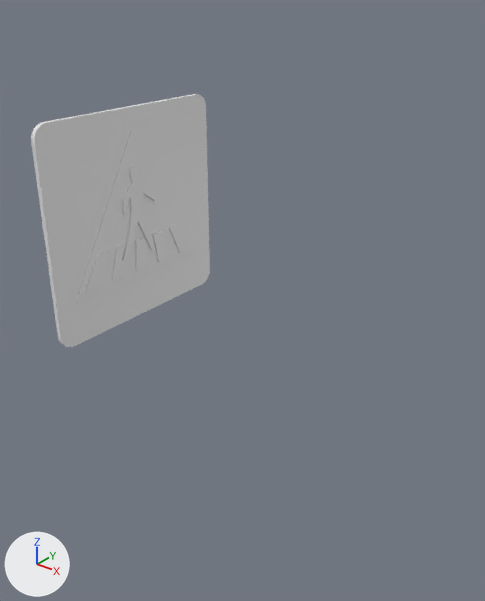
One commit to the Blender file blender files/crossing_sign.blend: the scene before it, then after it.
Before and after are seen from a camera (50 mm lens) standing at (6.92, -6.24, 3.12) and looking at (-0.88, 3.51, -2.92). The axes (+X, +Y, +Z) are drawn at lower left. The lights are the same throughout.

Before the edit, the objects in view are built like this:
```python
me_cube_002 = bpy.data.meshes.new('Cube.002')
me_cube_002.from_pydata(...)  # 358 vertices, 289 faces; spans x -1.0..1.0, y -2.89..3.42, z -2.82..1.83
me_plane = bpy.data.meshes.new('Plane')
me_plane.from_pydata(...)  # 62 vertices, 51 faces; spans x -0.31..0.16, y -0.61..1.5, z 0.0..0.04
me_plane_001 = bpy.data.meshes.new('Plane.001')
me_plane_001.from_pydata([(-0.95, -0.01, 0.0), (0.71, -0.96, 0.0), (0.7, 0.97, 0.0), (-0.95, -0.01, 0.08), (0.71, -0.96, 0.08), (0.7, 0.97, 0.08)], [], [(0, 2, 1), (3, 4, 5), (1, 2, 5, 4), (0, 1, 4, 3), (2, 0, 3, 5)])
me_plane_002 = bpy.data.meshes.new('Plane.002')
me_plane_002.from_pydata(...)  # 168 vertices, 142 faces; spans x -1.0..1.0, y -1.0..1.0, z 0.0..0.04
ob_crossing = bpy.data.objects.new('Crossing', me_plane)
ob_crossing.location = (0.0, -0.45, -0.62)
ob_crossing.rotation_euler = (0.0, 1.571, 0.0)  # degrees (0, 90, 0)
ob_plane = bpy.data.objects.new('Plane', me_plane_001)
ob_plane.location = (-0.09, 0.0, 0.0)
ob_plane.rotation_euler = (0.0, 1.571, 0.0)  # degrees (0, 90, 0)
ob_plane.scale = (1.29, 1.29, 1.29)
ob_plane_001 = bpy.data.objects.new('Plane.001', me_plane_002)
ob_plane_001.location = (-0.07, 0.0, 0.0)
ob_plane_001.rotation_euler = (0.0, 1.571, 0.0)  # degrees (0, 90, 0)
ob_plane_001.scale = (1.53, 1.53, 1.53)
ob_puppet = bpy.data.objects.new('Puppet', me_cube_002)
ob_puppet.location = (0.0, -0.02, 0.24)
ob_puppet.scale = (0.0501, 0.116, 0.284)
```
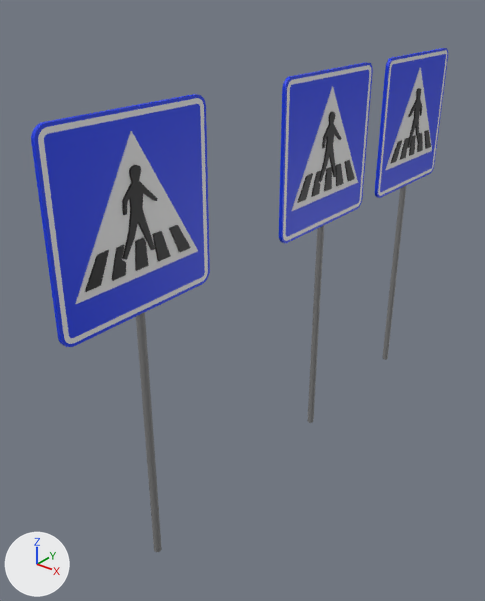
Commit message: finished making crossing sign

Changed parts and their boxes (x1, y1, x2, y2) in the pictures (485 x 601 px):
'crossing_sign', added
    after: (279, 62, 373, 423)
    faces in mat_blue (blue #0036e7): (279, 62, 373, 243)
    faces in mat_white (white #e7e7e7): (283, 65, 371, 241)
    faces in mat_black (black #000000): (298, 112, 355, 203)
    faces in mat_gray (grey #7e7e7e): (307, 225, 324, 423)
'crossing_sign_flipped', added
    after: (375, 48, 448, 360)
    faces in mat_blue (blue #0036e7): (375, 48, 448, 198)
    faces in mat_white (white #e7e7e7): (378, 50, 447, 196)
    faces in mat_gray (grey #7e7e7e): (382, 186, 406, 360)
    faces in mat_black (black #000000): (391, 88, 431, 163)
'Cylinder', added
    after: (136, 312, 162, 552)
'Crossing', recoloured (grey to black)
    both: (85, 225, 191, 292)
'Puppet', recoloured (grey to black)
    both: (122, 165, 158, 260)
part 1 of me_plane_002, recoloured (grey to blue)
    both: (31, 94, 210, 347)

The change, as a diff of the scene's bpy script:
```diff
--- a/blender files/crossing_sign.blend.py
+++ b/blender files/crossing_sign.blend.py
@@ mat_blue @@
+mat_blue = principled_material('Blue')
+mat_blue.base_color = (0.0, 0.0372, 0.8)  # blue #0036e7
@@ mat_white @@
+mat_white = principled_material('White')
+mat_white.base_color = (0.8, 0.8, 0.8)  # white #e7e7e7
@@ mat_black @@
+mat_black = principled_material('Black')
+mat_black.base_color = (0.0, 0.0, 0.0)  # black #000000
@@ mat_gray @@
+mat_gray = principled_material('Gray')
+mat_gray.base_color = (0.208, 0.208, 0.208)  # grey #7e7e7e
@@ me_cube_002 @@
 me_cube_002.from_pydata(...)  # 358 vertices, 289 faces; spans x -1.0..1.0, y -2.89..3.42, z -2.82..1.83
+me_cube_002.materials.append(mat_black)  # black #000000
@@ me_plane @@
 me_plane.from_pydata(...)  # 62 vertices, 51 faces; spans x -0.31..0.16, y -0.61..1.5, z 0.0..0.04
+me_plane.materials.append(mat_black)  # black #000000
@@ me_plane_002 @@
 me_plane_002.from_pydata(...)  # 168 vertices, 142 faces; spans x -1.0..1.0, y -1.0..1.0, z 0.0..0.04
 # used by ob_plane_001; location = (-0.07, 0.0, 0.0); rotation_euler = (0.0, 1.571, 0.0), in degrees (0, 90, 0); scale = (1.53, 1.53, 1.53)
+# me_plane_002 part 1: 86 of the faces centred in x -1.0..1.0, y -1.0..1.0, z 0.0..0.04 switch from no material to mat_blue (blue #0036e7)
+me_plane_002.materials.append(mat_white)  # white #e7e7e7
@@ me_cylinder_002 @@
+me_cylinder_002.from_pydata(...)  # 658 vertices, 521 faces; spans x -2.0..1.0, y -21.7..21.7, z -1.0..2.0
+# faces by material slot: [34, 340, 61, 86]
+me_cylinder_002.materials.append(mat_gray)  # grey #7e7e7e
+me_cylinder_002.materials.append(mat_black)  # black #000000
+me_cylinder_002.materials.append(mat_white)  # white #e7e7e7
+me_cylinder_002.materials.append(mat_blue)  # blue #0036e7
@@ me_cylinder @@
+me_cylinder.from_pydata(...)  # a 32-sided cylinder along z spanning x -1.0..1.0, y -1.0..1.0, z -1.0..1.0
+me_cylinder.materials.append(mat_gray)  # grey #7e7e7e
@@ ob_crossing_sign_flipped @@
+ob_crossing_sign_flipped = bpy.data.objects.new('crossing_sign_flipped', me_cylinder_002)
+ob_crossing_sign_flipped.location = (-0.09, 8.87, -3.83)
+ob_crossing_sign_flipped.scale = (-0.0706, 0.071, 2.66)
@@ ob_crossing_sign @@
+ob_crossing_sign = bpy.data.objects.new('crossing_sign', me_cylinder_002.copy())
+ob_crossing_sign.location = (-0.09, 5.12, -3.83)
+ob_crossing_sign.scale = (-0.0706, -0.0706, 2.66)
@@ ob_cylinder @@
+ob_cylinder = bpy.data.objects.new('Cylinder', me_cylinder)
+ob_cylinder.location = (-0.09, 0.0, -3.83)
+ob_cylinder.scale = (-0.0706, -0.0706, 2.66)
```
